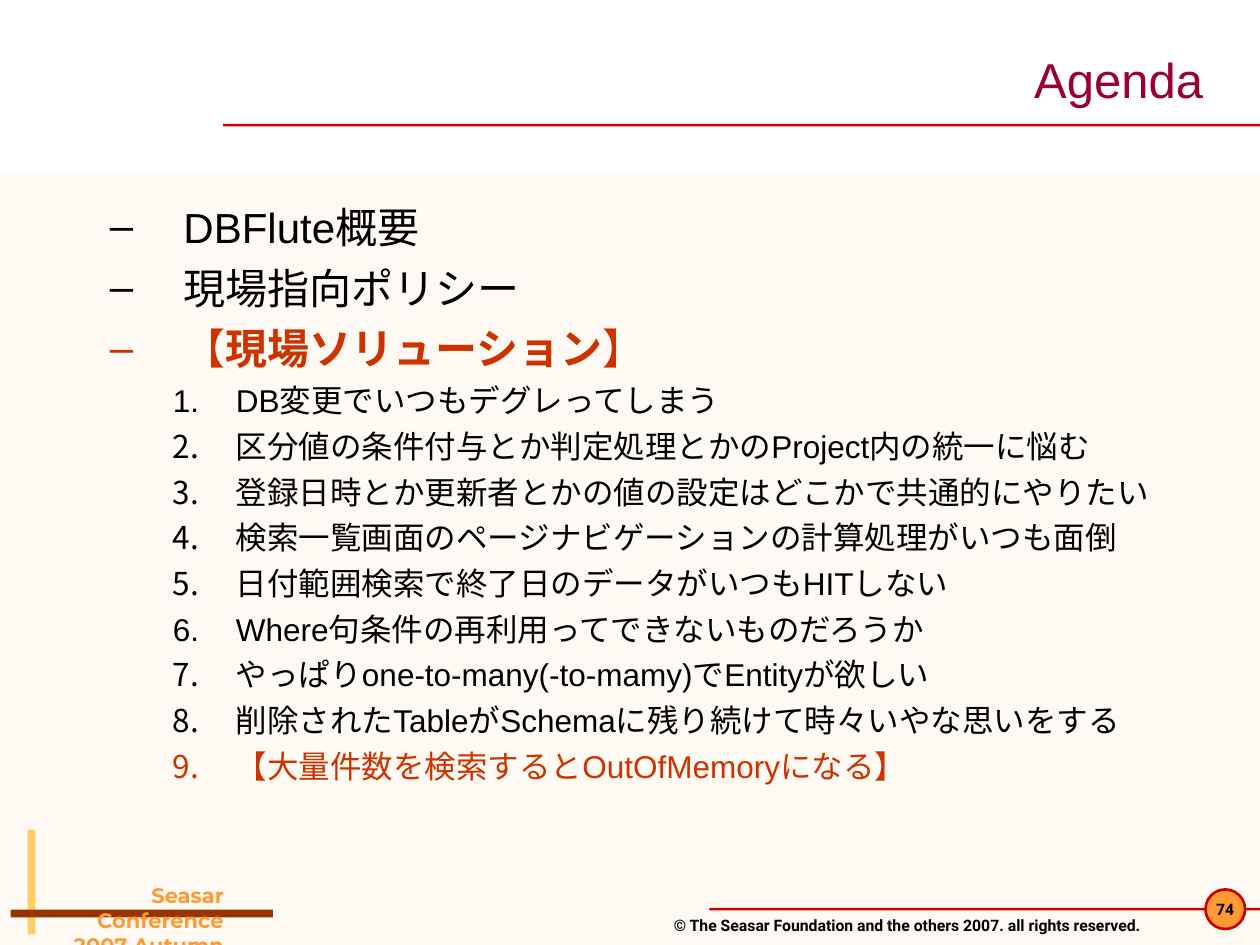
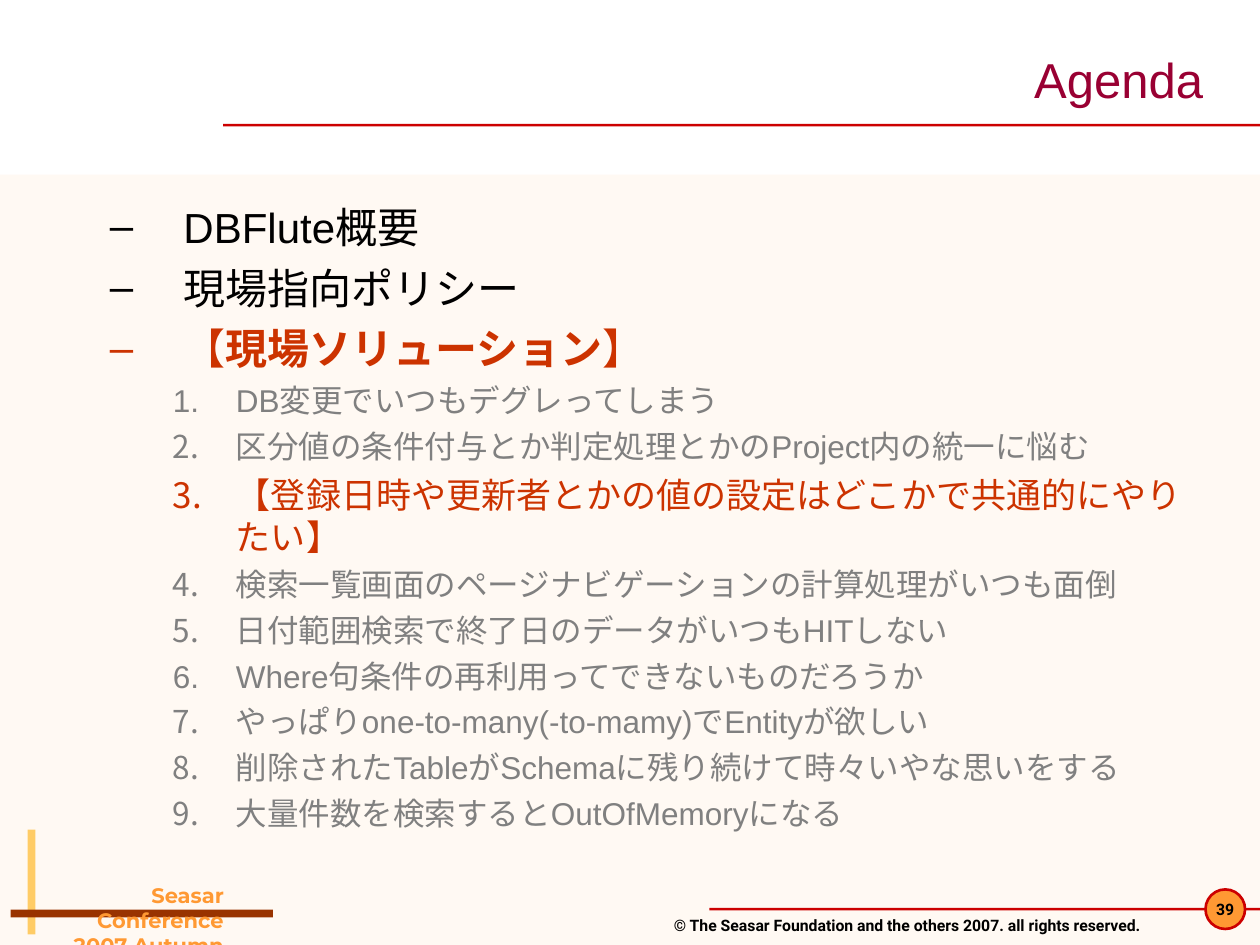
Before and after one commit to seasarorg/dbflute, a slide deck: slide 39 of dbflute/etc/doc/pres/sc2007a_2-DBFlute.ppt (slide 74 before the commit). Drawn at 1260x945 pixels with LibreOffice and Linux fonts; fonts in the diff are those of the drawing; background and template pictures are left out. Boxes give left, top, right and bottom in pixels: in the first picture for what was removed or moved away, otherwise in the second. Text is boxed around its words. In the diff, an @@ line names an element or a change of style, - is before the commit and + after.

```diff
--- a/dbflute/etc/doc/pres/sc2007a_2-DBFlute.ppt
+++ b/dbflute/etc/doc/pres/sc2007a_2-DBFlute.ppt
@@ text at (x1=236, y1=387, x2=1120, y2=782): text colour #000000 to #808080 in "DB変更でいつもデグレってしまう", "区分値の条件付与とか判定処理とかのProject内の統一に悩む", "検索一覧画面のページナビゲーションの計算処理がいつも面倒", "日付範囲検索で終了日のデータがいつもHITしない" and 3 more places; bullet colour #000000 to #808080 @@
@@ text at (x1=236, y1=478, x2=1181, y2=553): text changed; size 18 to 20 pt; text colour #000000 to #CC3300 @@
-    3. 登録日時とか更新者とかの値の設定はどこかで共通的にやりたい
+    3. 【登録日時や更新者とかの値の設定はどこかで共通的にやりたい】
@@ text at (x1=236, y1=798, x2=843, y2=832): text changed; text colour #CC3300 to #808080 @@
-    9. 【大量件数を検索するとOutOfMemoryになる】
+    9. 大量件数を検索するとOutOfMemoryになる
@@ page number at (x1=1216, y1=903, x2=1234, y2=915): text changed @@
-74
+39
```
Also in this commit, not shown: 15 other slides changed, 4 slides added.
